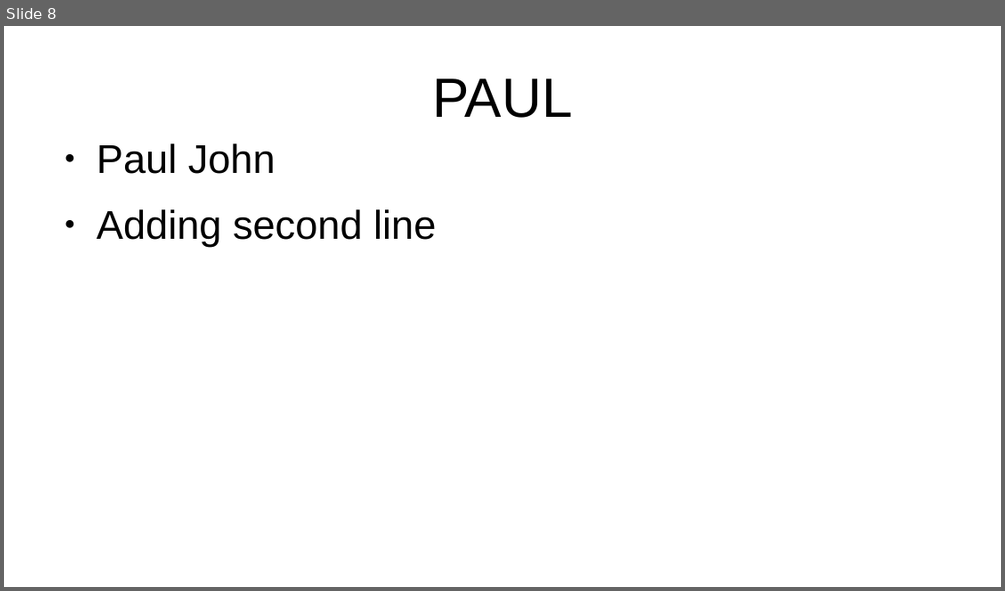
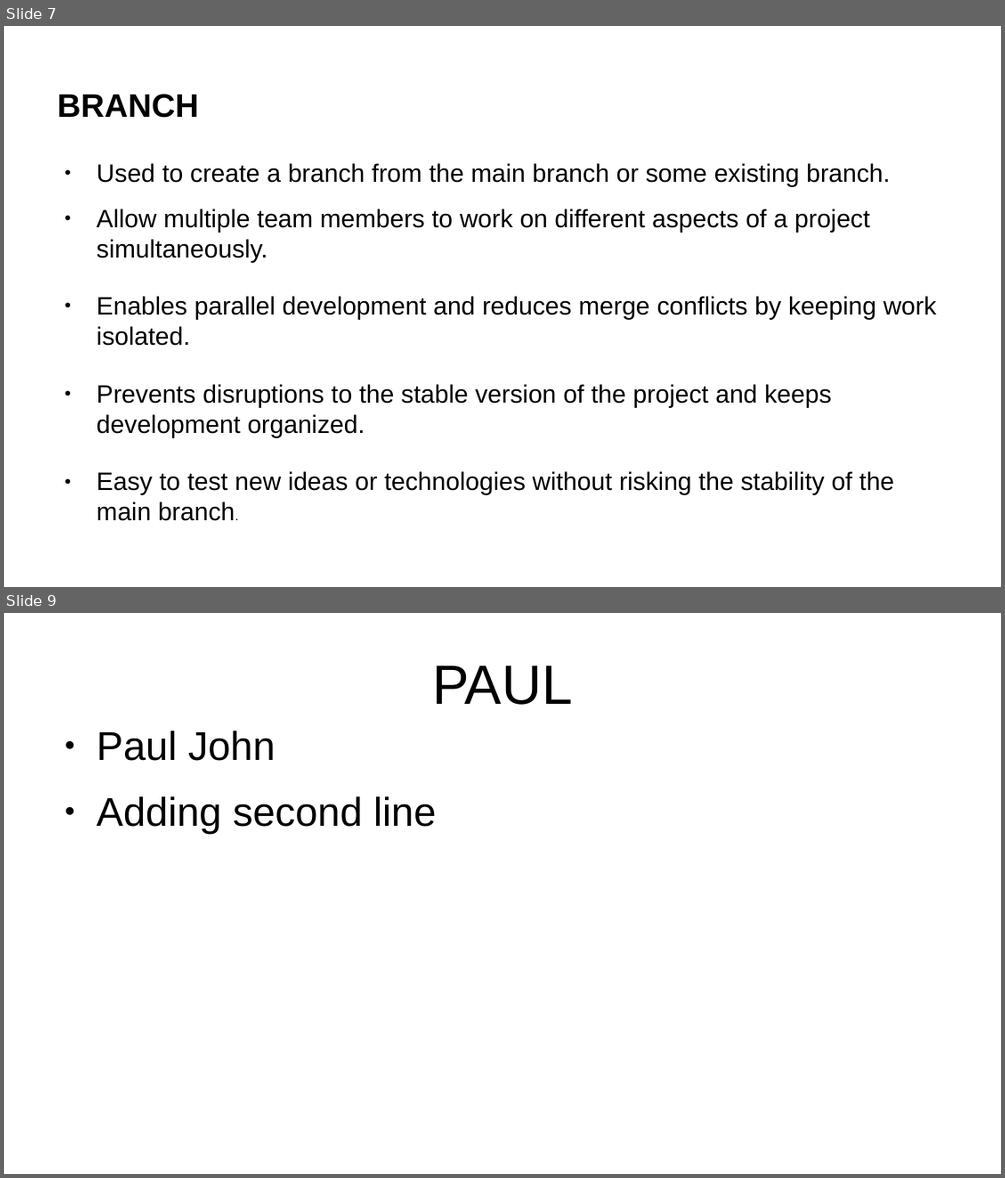
Before and after one commit to anubhavAnora/presentation, a slide deck: Presentation.odp. Shown one above the other, each under a label of ours: slide 8 before the commit, slides 7 and 9 after it; the slides between them are not shown. The pictures are 1005x591 and 1005x1178 pixels, drawn with LibreOffice and Linux fonts; fonts in the diff are those of the drawing. Boxes give left, top, right and bottom in pixels: in the first picture for what was removed or moved away, otherwise in the second. Text is boxed around its words. In the diff, an @@ line names an element or a change of style, - is before the commit and + after.

```diff
--- a/Presentation.odp
+++ b/Presentation.odp
@@ slide 7 added at (4,26,1001,587), background #FFFFFF @@
@@ title added at (57,94,199,118), 26 pt, text #000000, bold @@
+BRANCH
@@ text added at (97,163,937,495), 20 pt, text #000000 @@
+● Used to create a branch from the main branch or some existing branch.
+● Allow multiple team members to work on different aspects of a project simultaneously.
+● Enables parallel development and reduces merge conflicts by keeping work isolated.
+● Prevents disruptions to the stable version of the project and keeps development organized.
+● Easy to test new ideas or technologies without risking the stability of the main branch.
@@ what was slide 8 is now slide 9 @@
```
Also in this commit, not shown: 1 other slide added, 1 slide removed.
